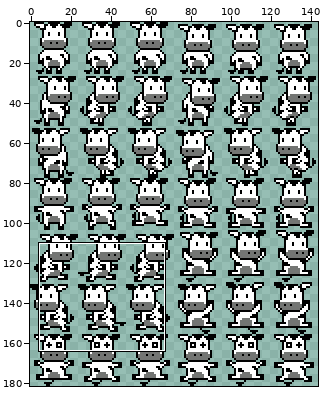
Sprite sheet -- gamepeach/debug/images/ufo_cow_w_1.png. The picture above shows the old version from afar; the outline marks the close-up.
Close-up. As it was:
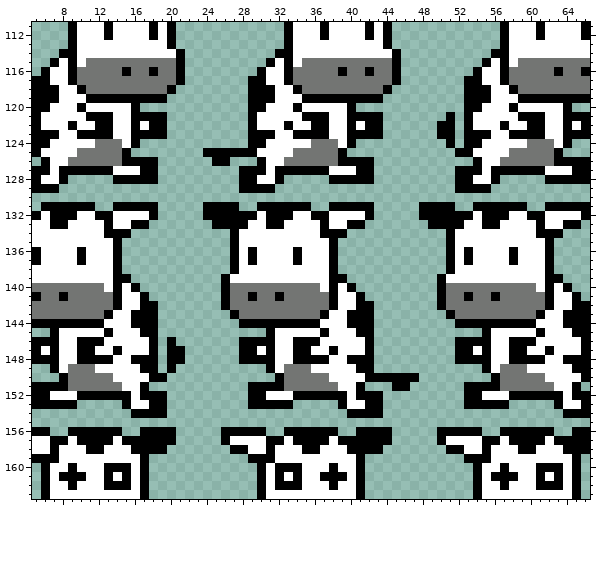
The file is 144x182 pixels. Shown: x 5..66, y 111..163. The commit also changed other parts of the picture, which this record leaves out.
New version:
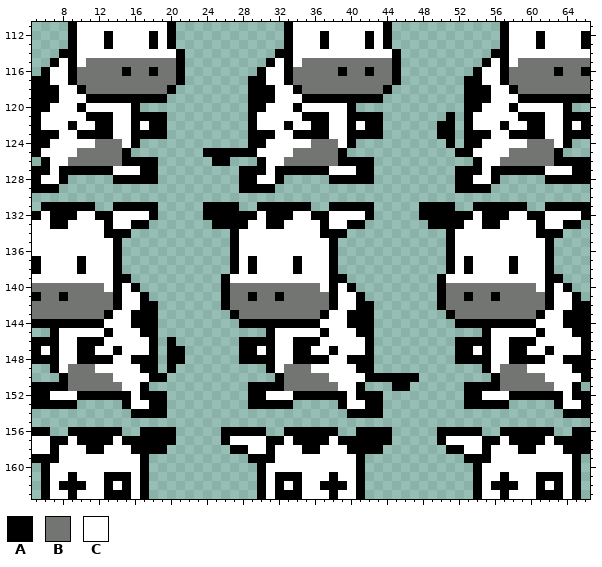
Palette (. is transparent): A #000000  B #737573  C #ffffff
The edit:
@@ x 5..66 @@
-111 ....ACCCACCCCACA............ACCCACCCCACA............ACCCACCCCA
+111 ....ACCCCCCCCCCA............ACCCCCCCCCCA............ACCCCCCCCC
 112 ....ACCCACCCCACA............ACCCACCCCACA............ACCCACCCCA
-113 ....ACCCCCCCCCCA............ACCCCCCCCCCA............ACCCCCCCCC
+113 ....ACCCACCCCACA............ACCCACCCCACA............ACCCACCCCA
 114 ...AACCCCCCCCCCCA..........AACCCCCCCCCCCA..........AACCCCCCCCC
@@ x 5..66 @@
 135 CCCCCCCCCA............ACCCCCCCCCCA............ACCCCCCCCCCA....
-136 ACCCCACCCA............ACACCCCACCCA............ACACCCCACCCA....
+136 CCCCCCCCCA............ACCCCCCCCCCA............ACCCCCCCCCCA....
 137 ACCCCACCCA............ACACCCCACCCA............ACACCCCACCCA....
-138 CCCCCCCCCA............ACCCCCCCCCCA............ACCCCCCCCCCA....
+138 ACCCCACCCA............ACACCCCACCCA............ACACCCCACCCA....
 139 CCCCCCCCCAA..........ACCCCCCCCCCCAA..........ACCCCCCCCCCCAA...
@@ x 5..66 @@
 159 AAACCCCCCCCCA...........AAACCCCCCCCCA...........AAACCCCCCCCCA.
-160 .ACCACCCAAACA............ACAAACCCACCA............ACCACCCAAACA.
-161 .ACAAACCACACA............ACACACCAAACA............ACAAACCACACA.
-162 .ACCACCCAAACA............ACAAACCCACCA............ACCACCCAAACA.
-163 .ACCCCCCCCCCA............ACCCCCCCCCCA............ACCCCCCCCCCA.
+160 .ACCCCCCCCCCA............ACCCCCCCCCCA............ACCCCCCCCCCA.
+161 .ACCACCCAAACA............ACAAACCCACCA............ACCACCCAAACA.
+162 .ACAAACCACACA............ACACACCAAACA............ACAAACCACACA.
+163 .ACCACCCAAACA............ACAAACCCACCA............ACCACCCAAACA.
